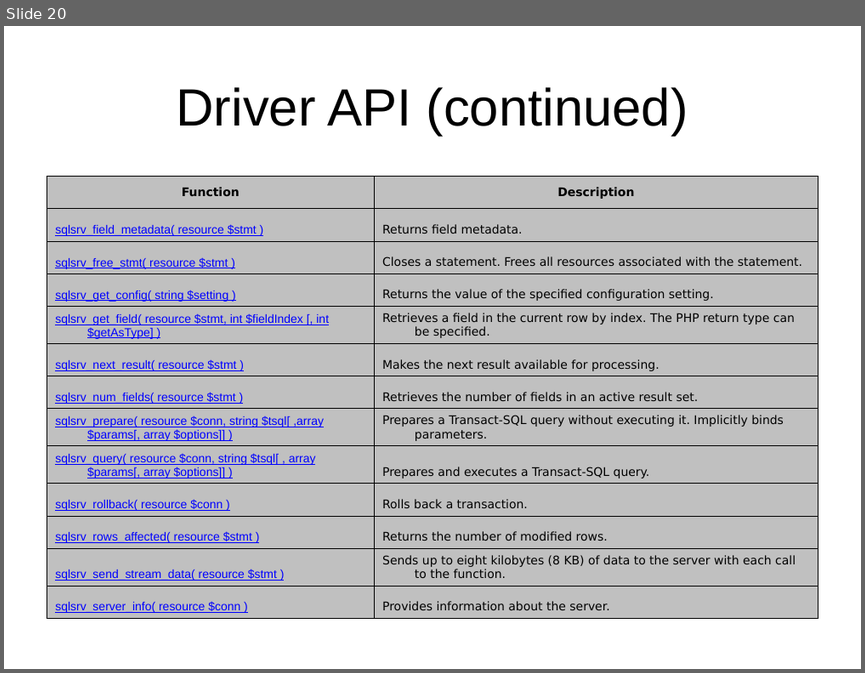
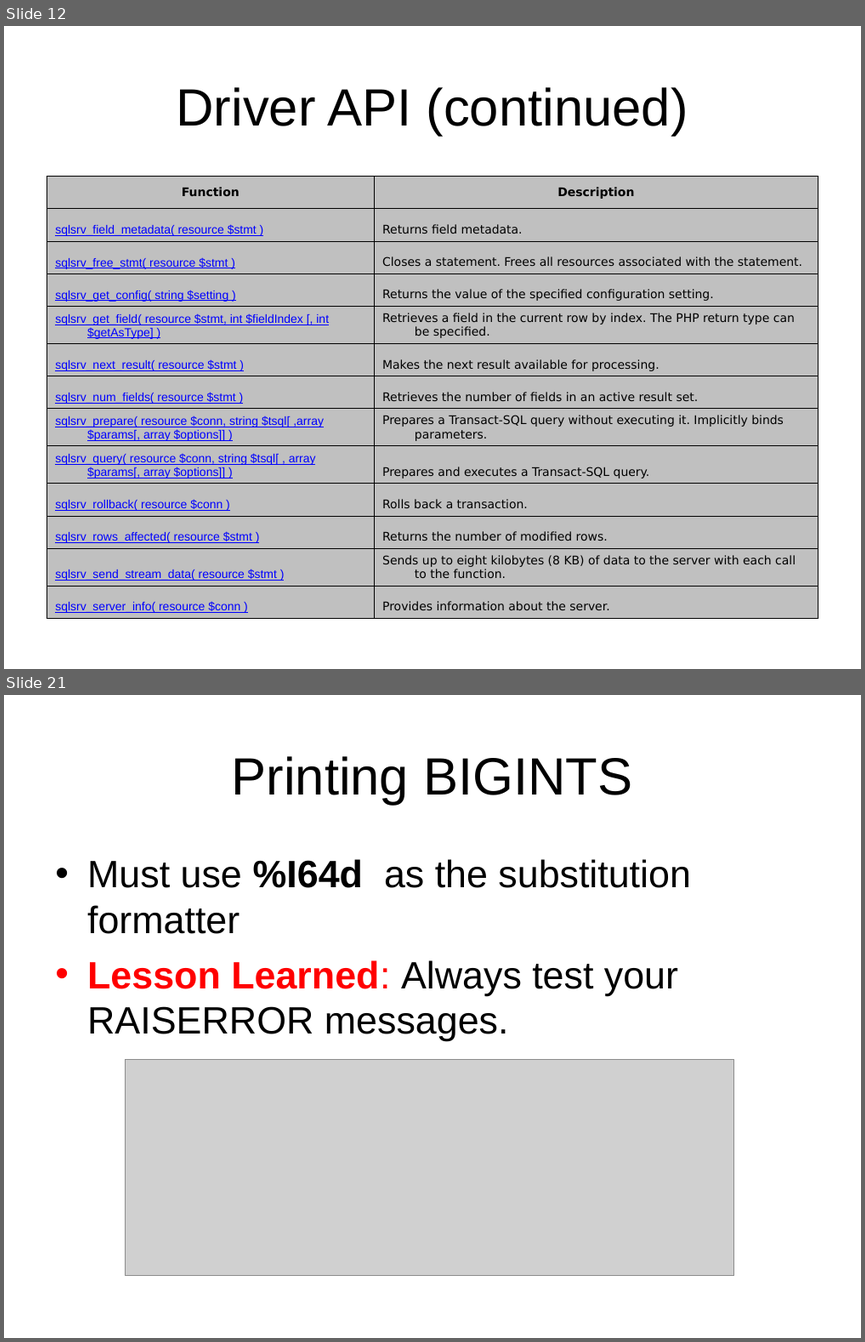
Before and after one commit to LIPHP/Employee-Contact-List, a slide deck: Docs/Using Microsoft SQL Server with PHP.ppt. Shown one above the other, each under a label of ours: slide 20 before the commit, slides 12 and 21 after it; the slides between them are not shown. The pictures are 865x673 and 865x1342 pixels, drawn with LibreOffice and Linux fonts; fonts in the diff are those of the drawing; grey boxes stand for pictures. Boxes give left, top, right and bottom in pixels: in the first picture for what was removed or moved away, otherwise in the second. Text is boxed around its words. In the diff, an @@ line names an element or a change of style, - is before the commit and + after.

```diff
--- a/Docs/Using Microsoft SQL Server with PHP.ppt
+++ b/Docs/Using Microsoft SQL Server with PHP.ppt
@@ slide 21 added at <box>4,695,861,1338</box>, background #FFFFFF @@
@@ title added at <box>232,756,632,805</box>, 44 pt, text #000000 @@
+Printing BIGINTS
@@ text added at <box>87,859,690,1041</box>, 32 pt, text #000000 @@
+• Must use %I64d as the substitution formatter
+• Lesson Learned: Always test your RAISERROR messages.
@@ picture added at <box>126,1059,734,1275</box> @@
@@ what was slide 20 is now slide 12 @@
```
Also in this commit, not shown: 1 slide changed, 14 other slides added, 1 slide removed, 2 other files.
